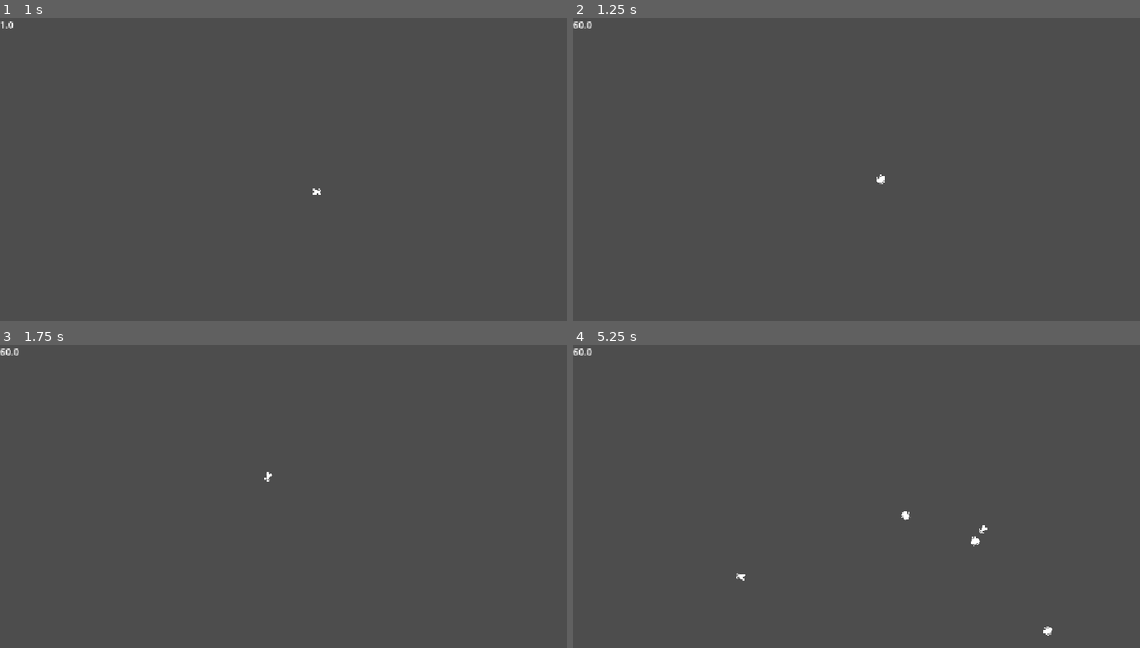
Above: before the commit, frames 1-4 (two rows, left to right).
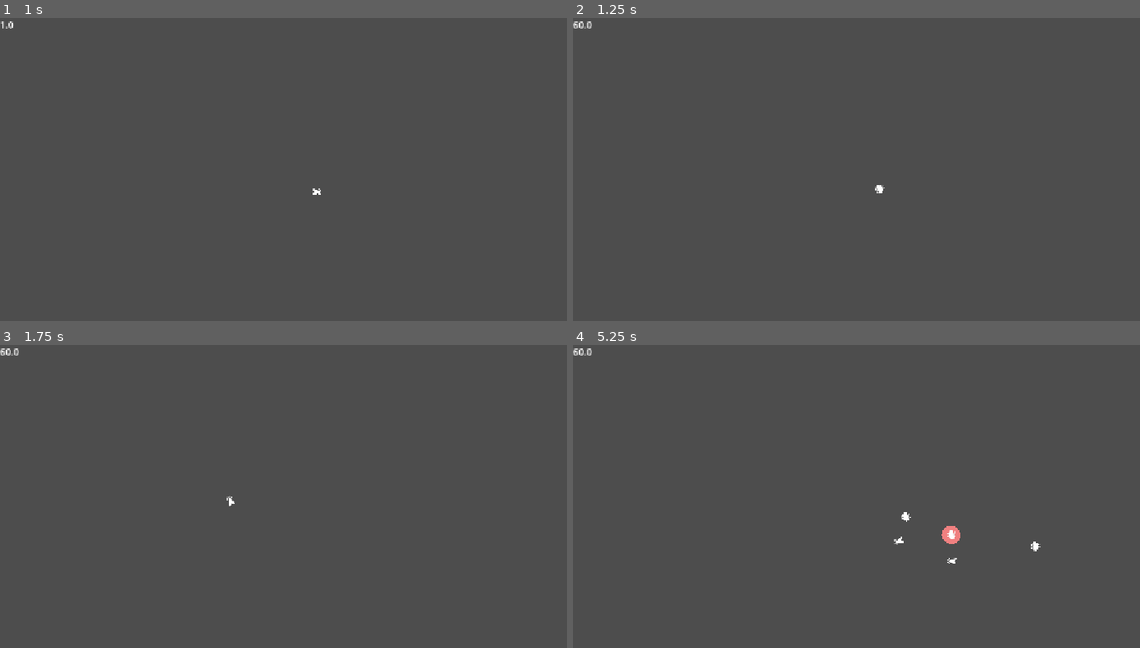
Above: after the commit, the same moments.

Repository: KassieKitsune/brackeys-2026.2
Game: Godot game, scene res://game_root.tscn
The game is run twice, just before and just after one commit, with the same random seed, the same clock (stepped at 60 frames per second) and the same inputs. The engine's default icon, where the game draws it, is replaced by a stand-in: a white triangle on a blue panel in a dark square.
Inputs (mouse positions are in pixels of both pictures, inside the frame that each line leads up to):
- Up to frame 1 (1 s): tap Enter (ui_accept) at 0.5, 0.77 s; move the mouse to (470, 184) at 0.52 s; click (470, 184) at 0.67 s
- Up to frame 2 (1.25 s): no input
- Up to frame 3 (1.75 s): drag from (198, 548) to (306, 505) at 1.27 s
- Up to frame 4 (5.25 s): move the mouse to (964, 448) at 2.02 s; click (964, 448) at 2.17 s; drag from (867, 602) to (952, 544) at 2.77 s; move the mouse to (1100, 584) at 3.52 s; click (1100, 584) at 3.67 s; tap Enter (ui_accept) at 3.77 s; drag from (703, 475) to (1066, 584) at 4.27 s; move the mouse to (935, 529) at 5.02 s; click (935, 529) at 5.17 s

Frame 1 is identical in both runs. In frame 2, less than 0.1% of the frame differs, in the area x 53-55%, y 51-58%; in frame 3, less than 0.1%; in frame 4, 0.4%, in the area x 28-85%, y 54-96%.

Commit message:
moths are highlighted when hovered, set terrain collider to unmonitorable

Diff:
--- a/Boids/Scripts/area_2d_boid.gd
+++ b/Boids/Scripts/area_2d_boid.gd
@@ -4,6 +4,7 @@
 var velocity : Vector2 = Vector2.ZERO
 var flock: Array[AreaBoid] = []
 var touching : Array [AreaBoid] = []
+var mouse_hovered : bool = false
 
 @onready var rays: Array[Node] = $Rays.get_children()
 @onready var ray_0: RayCast2D = $Rays/Ray0
@@ -16,9 +17,9 @@
 
 @export var debug : bool = false
 
-@export var coherence : float = 0.5
-@export var separation : float = 0.5
-@export var alignment : float = 0.5
+@export var coherence : float = 1
+@export var separation : float = 1
+@export var alignment : float = 1
 
 @export var bias_to : float = 0 # BiasDirection
 @export var bias : float = 0 # Strength of Bias
@@ -29,7 +30,7 @@
 @export var turning_radius : float = PI/2
 
 var process_frame : int = 1
-
+var deposit
 func _ready() -> void:
 	flock.append(self)
 	direction = Vector2.from_angle(randf_range(0,TAU))
@@ -52,7 +53,7 @@
 			target_direction -= separation_direction*separation*PI
 			#target_direction -= global_position.direction_to(touch_center)*separation
 
-	direction = direction.move_toward(target_direction,delta)
+	direction = direction.move_toward(target_direction,delta*10)
 	#direction = target_direction
 	velocity = velocity.move_toward(direction*max_speed,accelleration*delta)
 
@@ -70,6 +71,8 @@
 	queue_redraw()
 
 func _draw():
+	if mouse_hovered:
+		draw_circle(Vector2.ZERO,16,Color.LIGHT_CORAL)
 	if debug:
 		draw_line(Vector2.ZERO,global_position-flock_center,Color.AQUA)
 
@@ -131,3 +134,13 @@
 func _on_collider_body_entered(body: Node2D) -> void:
 	velocity = -velocity
 	pass # Replace with function body.
+
+
+func _on_mouse_entered() -> void:
+	mouse_hovered = true
+	pass # Replace with function body.
+
+
+func _on_mouse_exited() -> void:
+	mouse_hovered = false
+	pass # Replace with function body.
--- a/Boids/area_2d_boid.tscn
+++ b/Boids/area_2d_boid.tscn
@@ -59,7 +59,6 @@
 debug_color = Color(0.99517936, 0, 0.2175209, 0.41960785)
 
 [node name="Vision" type="Area2D" parent="." unique_id=1235618481]
-visible = false
 collision_layer = 0
 collision_mask = 2
 monitorable = false
@@ -68,12 +67,16 @@
 shape = SubResource("CircleShape2D_vhmak")
 
 [node name="Collider" type="Area2D" parent="." unique_id=1368482041]
+collision_layer = 0
+monitorable = false
 
 [node name="CollisionShape2D" type="CollisionShape2D" parent="Collider" unique_id=1737856194]
 shape = SubResource("CircleShape2D_fesfm")
 
 [connection signal="area_entered" from="." to="." method="_on_area_entered"]
 [connection signal="area_exited" from="." to="." method="_on_area_exited"]
+[connection signal="mouse_entered" from="." to="." method="_on_mouse_entered"]
+[connection signal="mouse_exited" from="." to="." method="_on_mouse_exited"]
 [connection signal="area_entered" from="Vision" to="." method="_on_vision_area_entered"]
 [connection signal="area_exited" from="Vision" to="." method="_on_vision_area_exited"]
 [connection signal="body_entered" from="Collider" to="." method="_on_collider_body_entered"]
--- /dev/null
+++ b/Magnify.gdshader
@@ -0,0 +1,16 @@
+shader_type canvas_item;
+
+uniform sampler2D SCREEN_TEXTURE : hint_screen_texture, filter_linear_mipmap;
+
+uniform float magFactor = 2.0;
+varying vec2 center;
+
+void vertex(){
+	center = (CANVAS_MATRIX * MODEL_MATRIX[3]).xy;
+}
+
+void fragment( )
+{
+	vec2 centerUV = center * SCREEN_PIXEL_SIZE;
+	COLOR = texture(SCREEN_TEXTURE, (SCREEN_UV - centerUV) / magFactor + centerUV); //Grab a pixel from the screen at an offset by the shiftvec.
+}
--- a/game_root.gd
+++ b/game_root.gd
@@ -7,6 +7,7 @@
 @onready var hud_root: Control = $HudLayer/HudRoot
 @onready var transition_root: Control = $TransitionLayer/TransitionRoot
 @onready var debug_root: Control = $DebugLayer/DebugRoot
+
 
 # Called when the node enters the scene tree for the first time.
 func _ready() -> void:
--- a/game_root.tscn
+++ b/game_root.tscn
@@ -5,8 +5,15 @@
 [ext_resource type="PackedScene" uid="uid://b23f04xxb8for" path="res://Boids/area_2d_boid.tscn" id="2_lkrbl"]
 [ext_resource type="Script" uid="uid://c3mmireb2mw6p" path="res://object_spawner.gd" id="2_wd1uf"]
 [ext_resource type="Script" uid="uid://bybpqbacpjdue" path="res://Debug/fps.gd" id="3_bxsma"]
+[ext_resource type="Script" uid="uid://c8vys066lbq1q" path="res://magnifier.gd" id="4_0o8ui"]
+[ext_resource type="Texture2D" uid="uid://8y71bsglk0sx" path="res://icon.svg" id="4_8gxew"]
+[ext_resource type="Shader" uid="uid://5a8cp38haq1q" path="res://Magnify.gdshader" id="4_ledqy"]
 
 [sub_resource type="WorldBoundaryShape2D" id="WorldBoundaryShape2D_xf5qd"]
+
+[sub_resource type="ShaderMaterial" id="ShaderMaterial_8gxew"]
+shader = ExtResource("4_ledqy")
+shader_parameter/magFactor = 3.0
 
 [node name="GameRoot" type="Node" unique_id=1292277931]
 process_mode = 3
@@ -52,6 +59,12 @@
 metadata/_custom_type_script = "uid://deimna64qrjwd"
 
 [node name="EffectRoot" type="Node2D" parent="WorldRoot" unique_id=155809367]
+
+[node name="Magnifier" type="Sprite2D" parent="WorldRoot/EffectRoot" unique_id=122585867]
+material = SubResource("ShaderMaterial_8gxew")
+position = Vector2(1, 12)
+texture = ExtResource("4_8gxew")
+script = ExtResource("4_0o8ui")
 
 [node name="HudLayer" type="CanvasLayer" parent="." unique_id=903087891]
 process_mode = 3
--- /dev/null
+++ b/magnifier.gd
@@ -0,0 +1,13 @@
+extends Sprite2D
+
+
+# Called when the node enters the scene tree for the first time.
+func _ready() -> void:
+	pass # Replace with function body.
+
+
+# Called every frame. 'delta' is the elapsed time since the previous frame.
+func _process(delta: float) -> void:
+	global_position = global_position.lerp(get_global_mouse_position(),0.9)
+	#global_position = get_global_mouse_position()
+	pass
Not shown, added: Magnify.gdshader.uid
Not shown, added: magnifier.gd.uid
